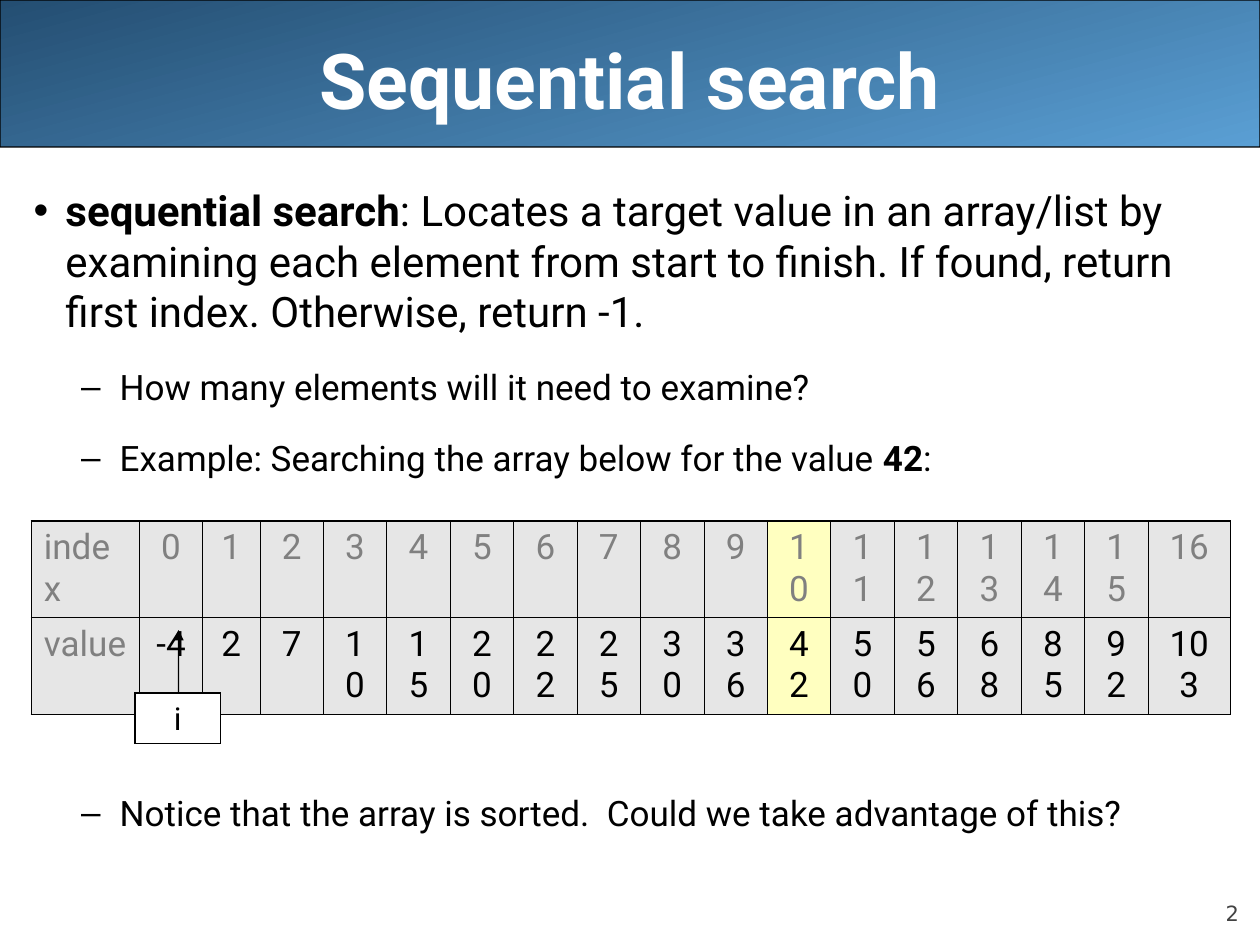
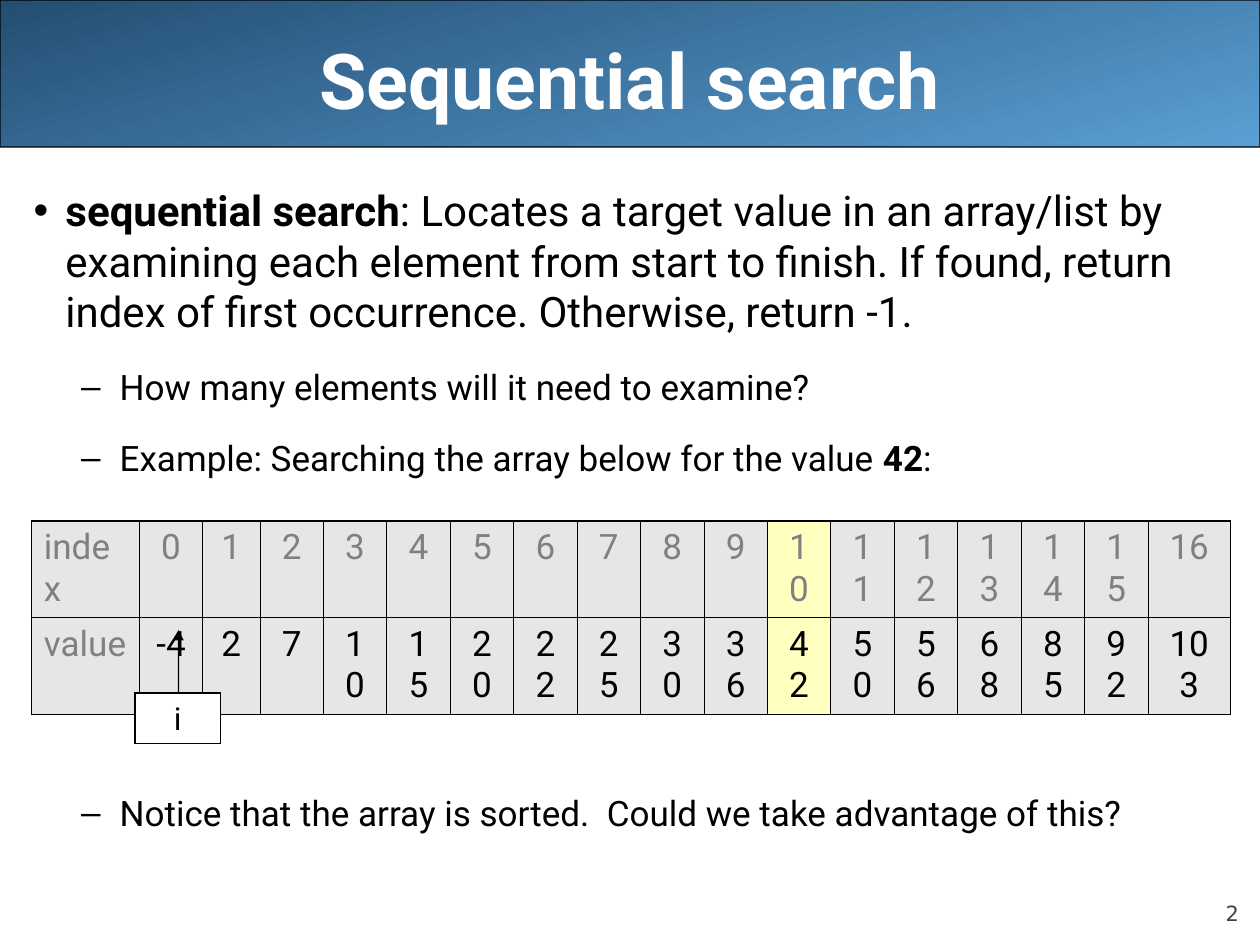
Before and after one commit to LongBaoNguyen/longbaonguyen.github.io, a slide deck: slide 2 of courses/apcsa/lecture19.ppt. Drawn at 1260x945 pixels with LibreOffice and Linux fonts; fonts in the diff are those of the drawing. Boxes give left, top, right and bottom in pixels: in the first picture for what was removed or moved away, otherwise in the second. Text is boxed around its words. In the diff, an @@ line names an element or a change of style, - is before the commit and + after.

```diff
--- a/courses/apcsa/lecture19.ppt
+++ b/courses/apcsa/lecture19.ppt
@@ text at <box>65,194,1172,333</box>: text changed @@
-• sequential search: Locates a target value in an array/list by examining each element from start to finish. If found, return first index. Otherwise, return -1.
+• sequential search: Locates a target value in an array/list by examining each element from start to finish. If found, return index of first occurrence. Otherwise, return -1.
```
Also in this commit, not shown: 11 other slides changed, 1 slide added, 1 slide removed, 7 other files.
